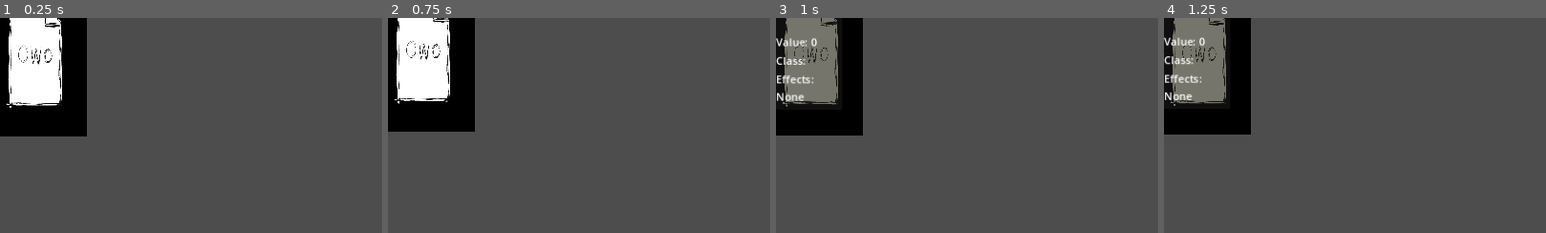
Above: before the commit, frames 1-4 (left to right).
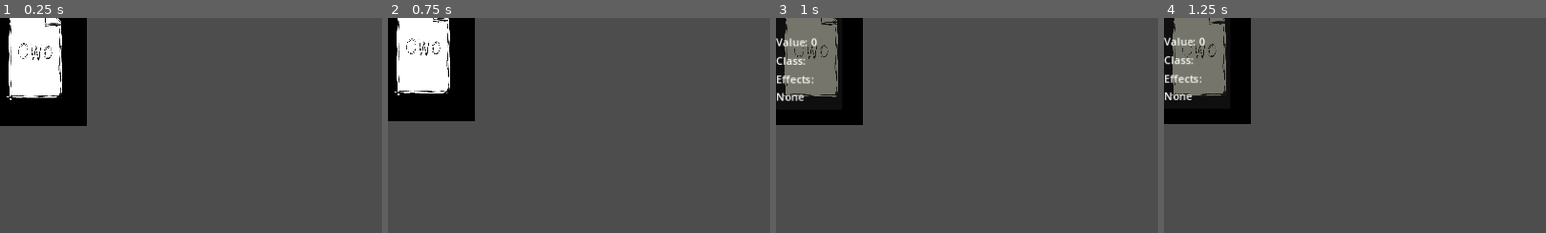
Above: after the commit, the same moments.

Repository: owofile/gambler
Game: Godot game, scene res://scenes/battle/widgets/CardWidget.tscn
Same seed, same stepped clock (60 frames per second), same inputs: the game is played once before the commit and once after it. This scene is started directly instead of the project's main scene.
Inputs (mouse positions are % of the whole screen's width and height, from its top left):
- Up to frame 1 (0.25 s): no input
- Up to frame 2 (0.75 s): tap Enter (ui_accept) at 0.5 s; move the mouse to (4, 11) at 0.52 s; hold Right (ui_right) from 0.53 s (still down); click (4, 11) at 0.67 s
- Up to frame 3 (1 s): keep holding Right (ui_right); tap Enter (ui_accept) at 0.77 s
- Up to frame 4 (1.25 s): keep holding Right (ui_right)
The pictures show only the part of the screen within x 0-50%, y 0-50%; the shares and areas given below are measured in that part.

The runs differ from the first frame. In frame 1, 2.2% of the frame differs, in the area x 0-23%, y 0-56%; in frame 2, 2.2%; in frame 3, 2.0%; in frame 4, 2.0%.

Commit message:
Improve layout: center cards, fix hover info position, add spacing
- Cards now center on screen with calculated start_x
- HoverInfo panel moves below card (anchor bottom) instead of overlapping
- Button and labels positioned relative to screen size
- Slightly reduced card spacing

Diff:
--- a/scenes/battle/widgets/CardWidget.tscn
+++ b/scenes/battle/widgets/CardWidget.tscn
@@ -10,19 +10,32 @@
 [node name="CardContainer" type="Node2D" parent="."]
 
 [node name="Sprite" type="Sprite2D" parent="CardContainer"]
-position = Vector2(50, 60)
-scale = Vector2(0.15, 0.22)
+position = Vector2(50, 55)
+scale = Vector2(0.15, 0.20)
 texture = ExtResource("2_card_texture")
 
 [node name="ValueLabel" type="Label" parent="."]
-layout_mode = 2
+offset_left = 35.0
+offset_top = 90.0
+offset_right = 65.0
+offset_bottom = 115.0
 text = "0"
 horizontal_alignment = 1
 vertical_alignment = 1
 
 [node name="HoverInfo" type="PanelContainer" parent="."]
 visible = false
-layout_mode = 2
+anchors_preset = 0
+anchor_left = 0.0
+anchor_top = 1.0
+anchor_right = 0.0
+anchor_bottom = 1.0
+offset_left = 0.0
+offset_top = 10.0
+offset_right = 150.0
+offset_bottom = 130.0
+grow_horizontal = 1
+grow_vertical = 2
 
 [node name="VBox" type="VBoxContainer" parent="HoverInfo"]
 layout_mode = 2
--- a/scripts/battle/BattleUI_V2.gd
+++ b/scripts/battle/BattleUI_V2.gd
@@ -28,11 +28,13 @@
 
 @export var card_spacing: int = 120
 @export var card_start_x: int = 100
-@export var card_start_y: int = 300
+@export var card_start_y: int = 350
 
 @export var enemy_card_spacing: int = 120
 @export var enemy_card_start_x: int = 100
-@export var enemy_card_start_y: int = 100
+@export var enemy_card_start_y: int = 80
+
+var _screen_size: Vector2 = Vector2(800, 600)
 
 func _ready() -> void:
 	_card_manager = get_node_or_null("/root/CardMgr")
@@ -47,6 +49,8 @@
 		_core.animation_requested.connect(_on_animation_requested)
 
 func _setup_ui_elements() -> void:
+	_screen_size = get_viewport_rect().size
+
 	var panel = ColorRect.new()
 	panel.color = Color(0.1, 0.1, 0.2, 0.9)
 	panel.set_anchors_and_offsets_preset(Control.PRESET_FULL_RECT)
@@ -55,27 +59,27 @@
 	_state_label = Label.new()
 	_state_label.text = "Battle"
 	_state_label.horizontal_alignment = HORIZONTAL_ALIGNMENT_CENTER
-	_state_label.position = Vector2(300, 20)
+	_state_label.position = Vector2((_screen_size.x - 200) / 2, 20)
 	_state_label.size = Vector2(200, 40)
 	add_child(_state_label)
 
 	_score_label = Label.new()
 	_score_label.text = "Player: 0 | Enemy: 0"
 	_score_label.horizontal_alignment = HORIZONTAL_ALIGNMENT_CENTER
-	_score_label.position = Vector2(300, 70)
+	_score_label.position = Vector2((_screen_size.x - 200) / 2, 70)
 	_score_label.size = Vector2(200, 30)
 	add_child(_score_label)
 
 	_instruction_label = Label.new()
 	_instruction_label.text = "Select %d cards" % MAX_SELECT
 	_instruction_label.horizontal_alignment = HORIZONTAL_ALIGNMENT_CENTER
-	_instruction_label.position = Vector2(250, 150)
+	_instruction_label.position = Vector2((_screen_size.x - 300) / 2, 150)
 	_instruction_label.size = Vector2(300, 30)
 	add_child(_instruction_label)
 
 	_playcard_btn = Button.new()
 	_playcard_btn.text = "出牌"
-	_playcard_btn.position = Vector2(350, 450)
+	_playcard_btn.position = Vector2((_screen_size.x - 100) / 2, 480)
 	_playcard_btn.size = Vector2(100, 50)
 	_playcard_btn.disabled = true
 	_playcard_btn.pressed.connect(_on_playcard_pressed)
@@ -84,7 +88,7 @@
 	_enemy_cards_label = Label.new()
 	_enemy_cards_label.text = "Enemy: "
 	_enemy_cards_label.horizontal_alignment = HORIZONTAL_ALIGNMENT_CENTER
-	_enemy_cards_label.position = Vector2(250, 200)
+	_enemy_cards_label.position = Vector2((_screen_size.x - 300) / 2, 200)
 	_enemy_cards_label.size = Vector2(300, 30)
 	add_child(_enemy_cards_label)
 
@@ -118,16 +122,17 @@
 		push_error("[BattleUI_V2] CardWidget.tscn not found!")
 		return
 
-	for i in range(_all_cards.size()):
-		if i >= 6:
-			break
-
+	var card_count = mini(_all_cards.size(), 6)
+	var total_width = (card_count - 1) * card_spacing
+	var start_x = (_screen_size.x - total_width) / 2
+
+	for i in range(card_count):
 		var card: CardInstance = _all_cards[i] as CardInstance
 		if not card:
 			continue
 
 		var widget = scene.instantiate()
-		widget.position = Vector2(card_start_x + i * card_spacing, card_start_y)
+		widget.position = Vector2(start_x + i * card_spacing, card_start_y)
 
 		var card_info = _get_card_full_info(card)
 		widget.setup(
